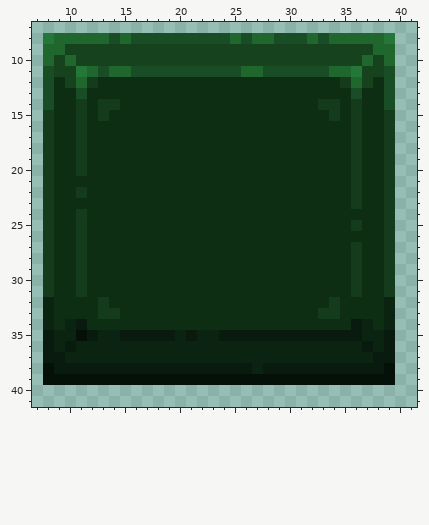
A pixel-art sprite gets an edit: Assets/Art/World/Platforms/Green/GreenSolidoff.png. The picture above was drawn from the file before the commit.
The file is 48x48 pixels. Colours within 5 levels of each other are drawn and written as one. Shown: x 7..41, y 7..41.
The same view after the edit:
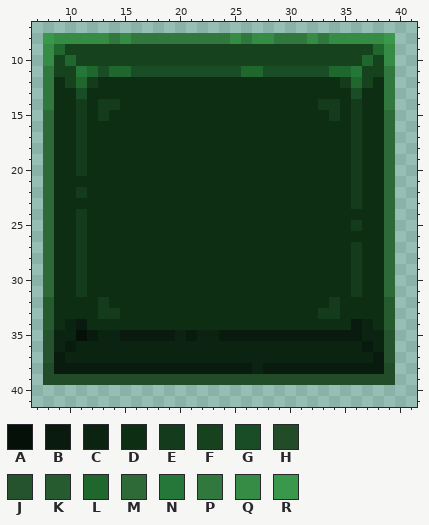
Palette (. is transparent): A #051008  B #091b0e  C #0b2411  D #0e2e13  E #133b1c  F #16421e  G #194d25  H #224b28  J #25532d  K #265a2f  L #20672e  M #2e6938  N #257739  P #31783e  Q #368c45  R #3a984d
The edit:
{"y":8,"x":8,"old":"NLLLLLGLGGGGGGGGGLGLLGGGLGLLLLLN","new":"RQQQQQPQPPPPPPPPPQPQQPPPQPQQQQQR"}
{"y":9,"x":8,"old":"L","new":"Q"}
{"y":9,"x":39,"old":"L","new":"Q"}
{"y":10,"x":8,"old":"L","new":"Q"}
{"y":10,"x":39,"old":"L","new":"Q"}
{"y":11,"x":8,"old":"G","new":"P"}
{"y":11,"x":39,"old":"G","new":"P"}
{"y":12,"x":8,"old":"G","new":"P"}
{"y":12,"x":39,"old":"G","new":"P"}
{"y":13,"x":8,"old":"G","new":"P"}
{"y":13,"x":39,"old":"G","new":"P"}
{"y":14,"x":8,"old":"G","new":"P"}
{"y":14,"x":39,"old":"G","new":"P"}
{"y":15,"x":8,"old":"E","new":"M"}
{"y":15,"x":39,"old":"E","new":"M"}
{"y":16,"x":8,"old":"E","new":"M"}
{"y":16,"x":39,"old":"E","new":"M"}
{"y":17,"x":8,"old":"E","new":"M"}
{"y":17,"x":39,"old":"E","new":"M"}
{"y":18,"x":8,"old":"E","new":"M"}
{"y":18,"x":39,"old":"E","new":"M"}
{"y":19,"x":8,"old":"E","new":"M"}
{"y":19,"x":39,"old":"E","new":"M"}
{"y":20,"x":8,"old":"E","new":"M"}
{"y":20,"x":39,"old":"E","new":"M"}
{"y":21,"x":8,"old":"E","new":"M"}
{"y":21,"x":39,"old":"E","new":"M"}
{"y":22,"x":8,"old":"E","new":"M"}
{"y":22,"x":39,"old":"E","new":"M"}
{"y":23,"x":8,"old":"E","new":"M"}
{"y":23,"x":39,"old":"E","new":"M"}
{"y":24,"x":8,"old":"E","new":"M"}
{"y":24,"x":39,"old":"E","new":"M"}
{"y":25,"x":8,"old":"E","new":"M"}
{"y":25,"x":39,"old":"E","new":"M"}
{"y":26,"x":8,"old":"E","new":"M"}
{"y":26,"x":39,"old":"E","new":"M"}
{"y":27,"x":8,"old":"E","new":"M"}
{"y":27,"x":39,"old":"E","new":"M"}
{"y":28,"x":8,"old":"E","new":"M"}
{"y":28,"x":39,"old":"E","new":"M"}
{"y":29,"x":8,"old":"E","new":"M"}
{"y":29,"x":39,"old":"E","new":"M"}
{"y":30,"x":8,"old":"E","new":"M"}
{"y":30,"x":39,"old":"E","new":"M"}
{"y":31,"x":8,"old":"E","new":"M"}
{"y":31,"x":39,"old":"E","new":"M"}
{"y":32,"x":8,"old":"C","new":"K"}
{"y":32,"x":39,"old":"C","new":"K"}
{"y":33,"x":8,"old":"C","new":"K"}
{"y":33,"x":39,"old":"C","new":"K"}
{"y":34,"x":8,"old":"C","new":"K"}
{"y":34,"x":39,"old":"C","new":"K"}
{"y":35,"x":8,"old":"B","new":"J"}
{"y":35,"x":39,"old":"B","new":"J"}
{"y":36,"x":8,"old":"B","new":"J"}
{"y":36,"x":39,"old":"B","new":"J"}
{"y":37,"x":8,"old":"B","new":"J"}
{"y":37,"x":39,"old":"B","new":"J"}
{"y":38,"x":8,"old":"A","new":"H"}
{"y":38,"x":39,"old":"A","new":"H"}
{"y":39,"x":8,"old":"AAAAAAAAAAAAAAAAAAAAAAAAAAAAAAAA","new":"HHHHHHHHHHHHHHHHHHHHHHHHHHHHHHHH"}
{"label":"changed","picture_box":[43,33,395,385]}
